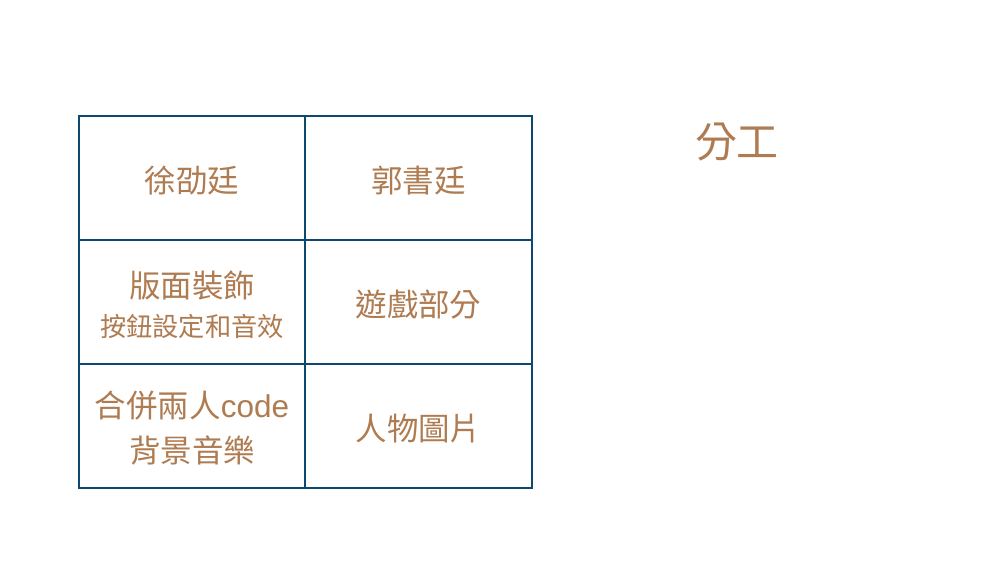
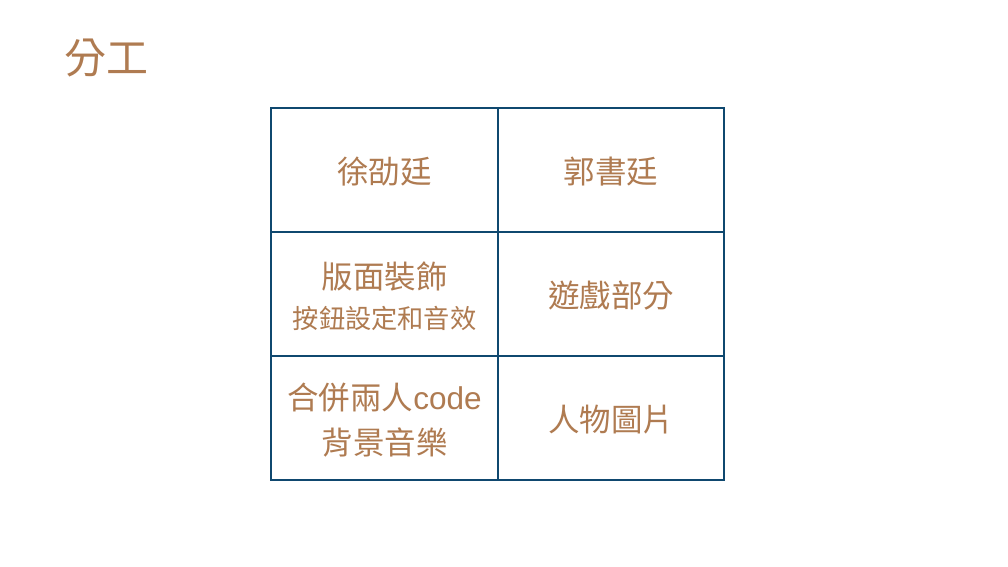
Before and after one commit to Hst0411/web, a slide deck: slide 6 of 00857105-00857141.pptx (slide 5 before the commit). Drawn at 1008x567 pixels with LibreOffice and Linux fonts; fonts in the diff are those of the drawing. Boxes give left, top, right and bottom in pixels: in the first picture for what was removed or moved away, otherwise in the second. Text is boxed around its words. In the diff, an @@ line names an element or a change of style, - is before the commit and + after.

```diff
--- a/00857105-00857141.pptx
+++ b/00857105-00857141.pptx
@@ title "分工": place and size @@
-title "分工" at (695, 122, 779, 161)
+title "分工" at (64, 38, 148, 77)
@@ title "分工" at (64, 38, 148, 77): alignment centre to left; vertical alignment bottom to middle @@
@@ table: place and size @@
-table at (79, 116, 532, 469)
+table at (271, 108, 725, 461)
```
Also in this commit, not shown: 3 other slides changed, 1 slide added.
